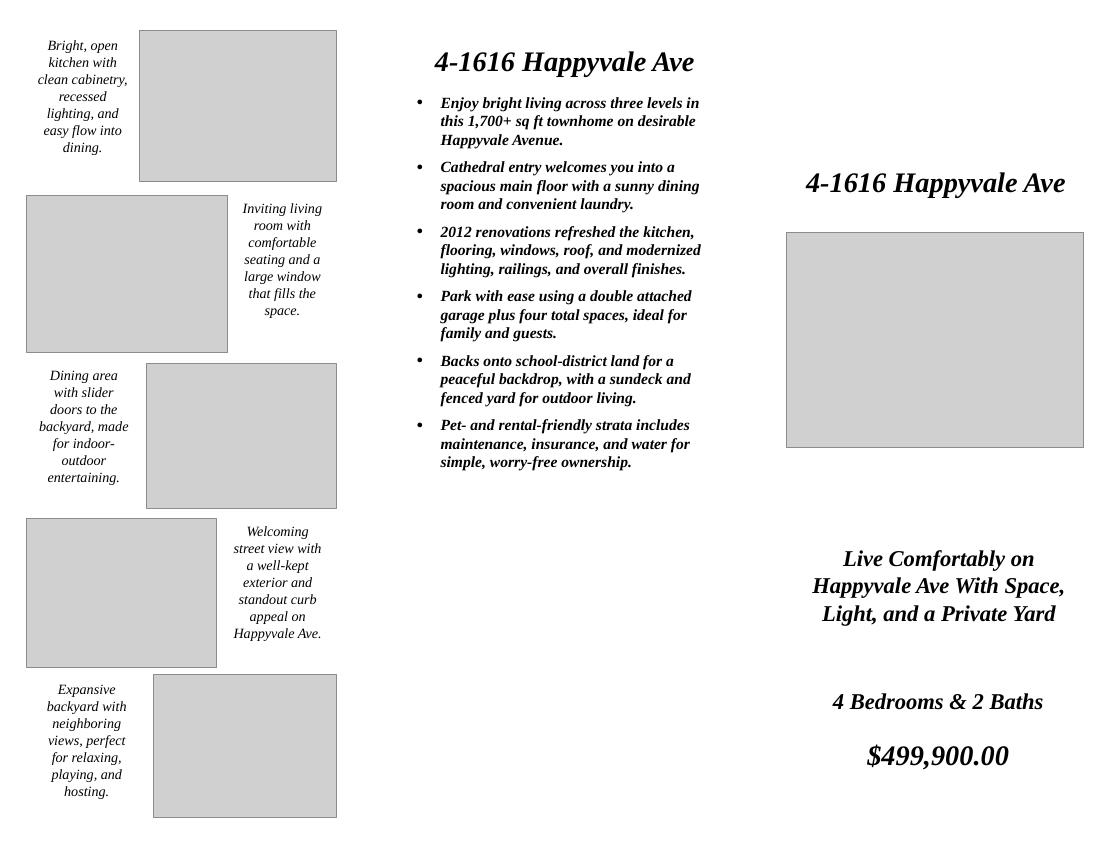
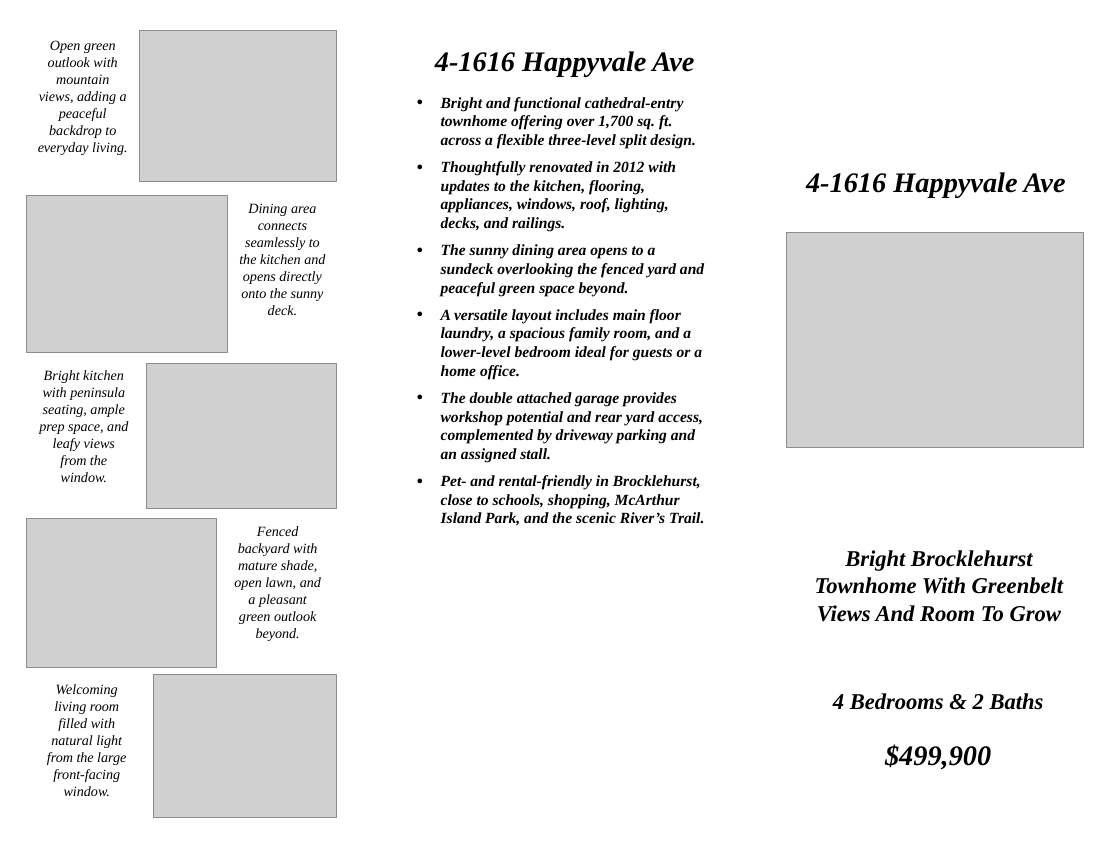
Before and after one commit to Shup04/Brochure-Agent, a slide deck: slide 1 of test_output.pptx. Drawn at 1120x865 pixels with LibreOffice and Linux fonts; fonts in the diff are those of the drawing; grey boxes stand for pictures; background and template pictures are left out. Boxes give left, top, right and bottom in pixels: in the first picture for what was removed or moved away, otherwise in the second. Text is boxed around its words. In the diff, an @@ line names an element or a change of style, - is before the commit and + after.

Commit message:
updated to gpt-5.4, everything works much better now

```diff
--- a/test_output.pptx
+++ b/test_output.pptx
@@ text at box(38, 40, 128, 155): text changed @@
-Bright, open kitchen with clean cabinetry, recessed lighting, and easy flow into dining.
+Open green outlook with mountain views, adding a peaceful backdrop to everyday living.
@@ text at box(441, 97, 704, 526): text changed @@
-● Enjoy bright living across three levels in this 1,700+ sq ft townhome on desirable Happyvale Avenue.
-● Cathedral entry welcomes you into a spacious main floor with a sunny dining room and convenient laundry.
-● 2012 renovations refreshed the kitchen, flooring, windows, roof, and modernized lighting, railings, and overall finishes.
-● Park with ease using a double attached garage plus four total spaces, ideal for family and guests.
-● Backs onto school-district land for a peaceful backdrop, with a sundeck and fenced yard for outdoor living.
-● Pet- and rental-friendly strata includes maintenance, insurance, and water for simple, worry-free ownership.
+● Bright and functional cathedral-entry townhome offering over 1,700 sq. ft. across a flexible three-level split design.
+● Thoughtfully renovated in 2012 with updates to the kitchen, flooring, appliances, windows, roof, lighting, decks, and railings.
+● The sunny dining area opens to a sundeck overlooking the fenced yard and peaceful green space beyond.
+● A versatile layout includes main floor laundry, a spacious family room, and a lower-level bedroom ideal for guests or a home office.
+● The double attached garage provides workshop potential and rear yard access, complemented by driveway parking and an assigned stall.
+● Pet- and rental-friendly in Brocklehurst, close to schools, shopping, McArthur Island Park, and the scenic River’s Trail.
@@ text at box(239, 203, 325, 315): text changed @@
-Inviting living room with comfortable seating and a large window that fills the space.
+Dining area connects seamlessly to the kitchen and opens directly onto the sunny deck.
@@ text at box(39, 370, 128, 482): text changed @@
-Dining area with slider doors to the backyard, made for indoor-outdoor entertaining.
+Bright kitchen with peninsula seating, ample prep space, and leafy views from the window.
@@ text at box(234, 526, 321, 641): text changed @@
-Welcoming street view with a well-kept exterior and standout curb appeal on Happyvale Ave.
+Fenced backyard with mature shade, open lawn, and a pleasant green outlook beyond.
@@ text at box(815, 550, 1063, 622): text changed @@
-Live Comfortably on Happyvale Ave With Space, Light, and a Private Yard
+Bright Brocklehurst Townhome With Greenbelt Views And Room To Grow
@@ text at box(47, 684, 126, 796): text changed @@
-Expansive backyard with neighboring views, perfect for relaxing, playing, and hosting.
+Welcoming living room filled with natural light from the large front-facing window.
@@ text at box(885, 744, 991, 770): text changed @@
-$499,900.00
+$499,900
```
Also in this commit, not shown: 1 other slide changed, 4 other files.
